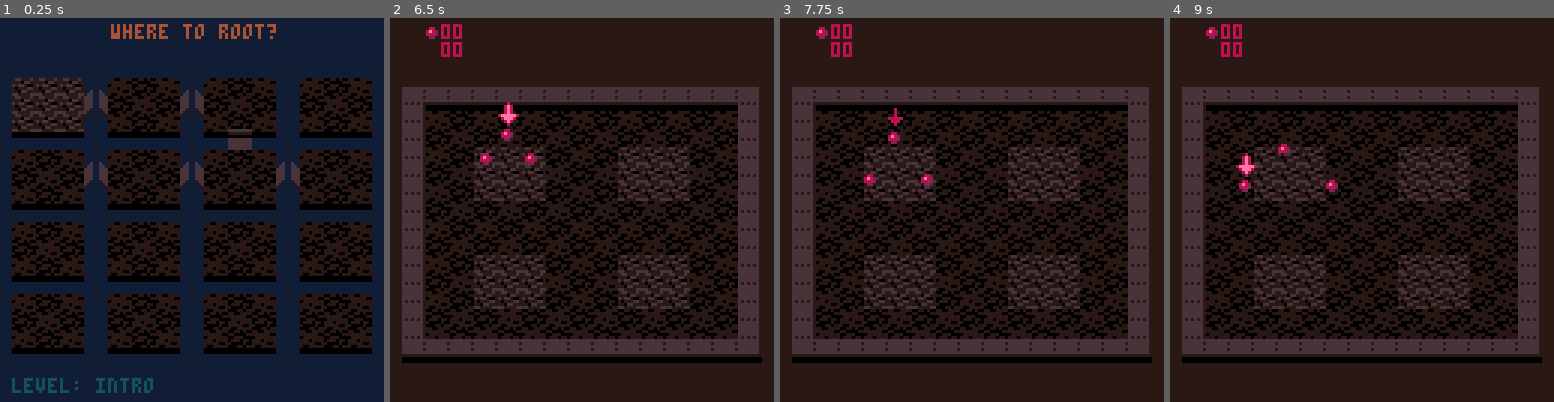
Above: before the commit, frames 1-4 (left to right).
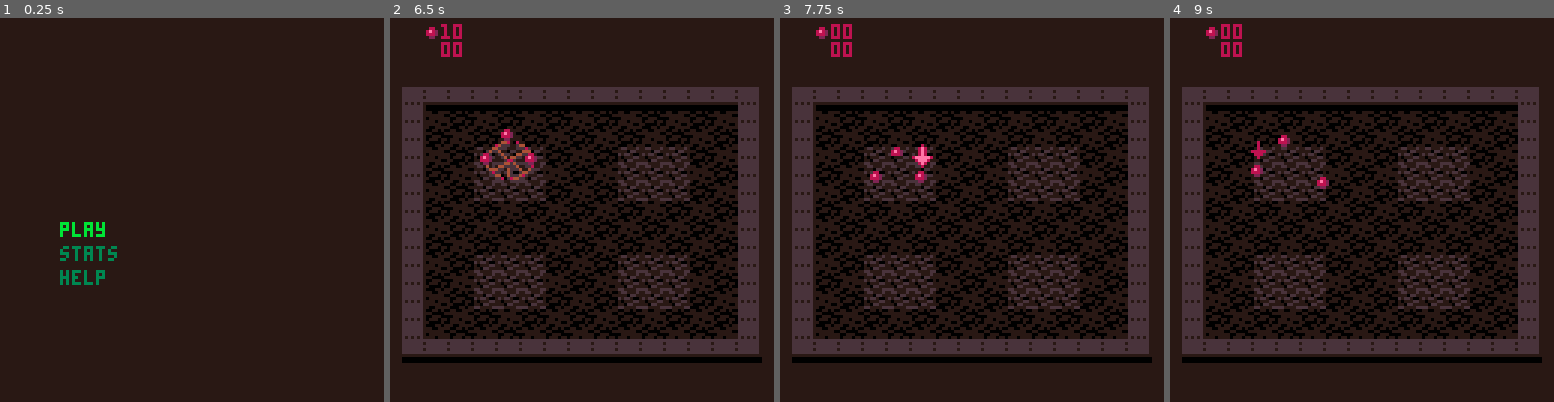
Above: after the commit, the same moments.

Repository: erwinbonsma/WhereToRootPico8
Game: PICO-8 cartridge wheretoroot.p8
Same seed, same stepped clock (60 frames per second), same inputs: the game is played once before the commit and once after it.
Inputs:
- Up to frame 1 (0.25 s): no input
- Up to frame 2 (6.5 s): tap X (X key) at 0.33, 1.07, 1.85, 2.97, 4.08, 5.2, 6.32 s; hold Right 1.6-2.1 s; hold Up 2.15-2.42 s; hold Right 2.47-3.03 s; hold Left 3.08-3.58 s; hold Down 3.63-3.97 s; hold Right 4.02-4.68 s; hold Up 4.73-5.03 s; hold Left 5.08-5.68 s; hold Down 5.73-6.03 s; hold Right from 6.08 s (still down)
- Up to frame 3 (7.75 s): release Right at 6.58 s; hold Right 6.63-7.13 s; hold Up 7.18-7.45 s; tap X (X key) at 7.43 s; hold Right from 7.5 s (still down)
- Up to frame 4 (9 s): release Right at 8.07 s; hold Left 8.12-8.62 s; tap X (X key) at 8.55 s; hold Down from 8.67 s (still down)

The runs differ from the first frame. In frame 1, 73% of the frame differs, in the area x 0-100%, y 0-100%; in frame 2, 0.7%; in frame 3, 0.6%; in frame 4, 0.6%.

Commit message:
Add basic main menu and stats screen

Diff:
--- a/wheretoroot.p8
+++ b/wheretoroot.p8
@@ -176,6 +176,48 @@
  end
 end
 
+mainmenu={}
+function mainmenu:new()
+ local o=setmetatable({},self)
+ self.__index=self
+
+ o.row=1
+ o.rows={
+  "play",
+  "stats",
+  "help"
+ }
+
+ return o
+end
+
+function mainmenu:update()
+ if btnp(⬆️) then
+  self.row=
+   (self.row+1)%#self.rows+1
+ end
+ if btnp(⬇️) then
+  self.row=1+self.row%#self.rows
+ end
+ if btnp(❎) then
+  if self.row==1 then
+   scene=levelmenu
+  end
+  if self.row==2 then
+   scene=stats
+  end
+ end
+end
+
+function mainmenu:draw()
+ cls(1)
+
+ for n,s in pairs(self.rows) do
+  color(n==self.row and 11 or 3)
+  print(s,20,n*8+60)
+ end
+end
+
 stats={}
 
 function stats:new()
@@ -225,6 +267,29 @@
   total_trees=dget(level*2),
   time_taken=dget(level*2+1)
  }
+end
+
+function stats:stats_str(level)
+ local s=self:get_stats(level)
+ local arrow=" \^:08083e1c08000000"
+ return "⧗"..time_str(
+  s.time_taken
+ )..arrow..s.total_trees
+end
+
+function stats:update()
+ if btnp(❎) then
+  scene=mainmenu
+ end
+end
+
+function stats:draw()
+ cls(1)
+ color(3)
+ for n,ld in pairs(level_defs) do
+  print(ld.name,0,n*6)
+  print(self:stats_str(n),32,n*6)
+ end
 end
 
 levelmenu={}
@@ -425,15 +490,11 @@
  if self.stats:is_done(
   self.lvl
  ) then
-  local s=self.stats:get_stats(
+  local s=self.stats:stats_str(
    self.lvl
   )
-  local arrow=" \^:08083e1c08000000"
-  s="⧗"..time_str(
-   s.time_taken
-  )..arrow..s.total_trees
   print(
-   s,108-(#s-#arrow)*4,120,9
+   s,185-#s*4,120,9
   )
  end
 end
@@ -1100,7 +1161,7 @@
 
  wait(90)
 
- scene=menu
+ scene=mainmenu
 end
 -->8
 --seed
@@ -1835,12 +1896,11 @@
   [6]=-15
  },1)
 
- progress_stats=stats:new()
- menu=levelmenu:new(
-  progress_stats
- )
-
- scene=menu
+ stats=stats:new()
+ levelmenu=levelmenu:new(stats)
+ mainmenu=mainmenu:new()
+
+ scene=mainmenu
 end
 
 game={}
